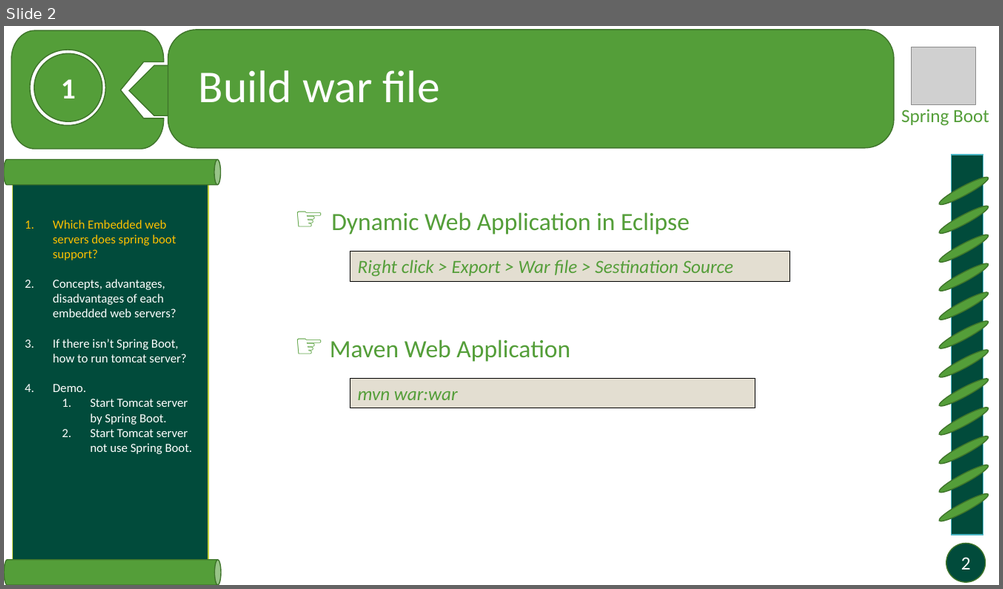
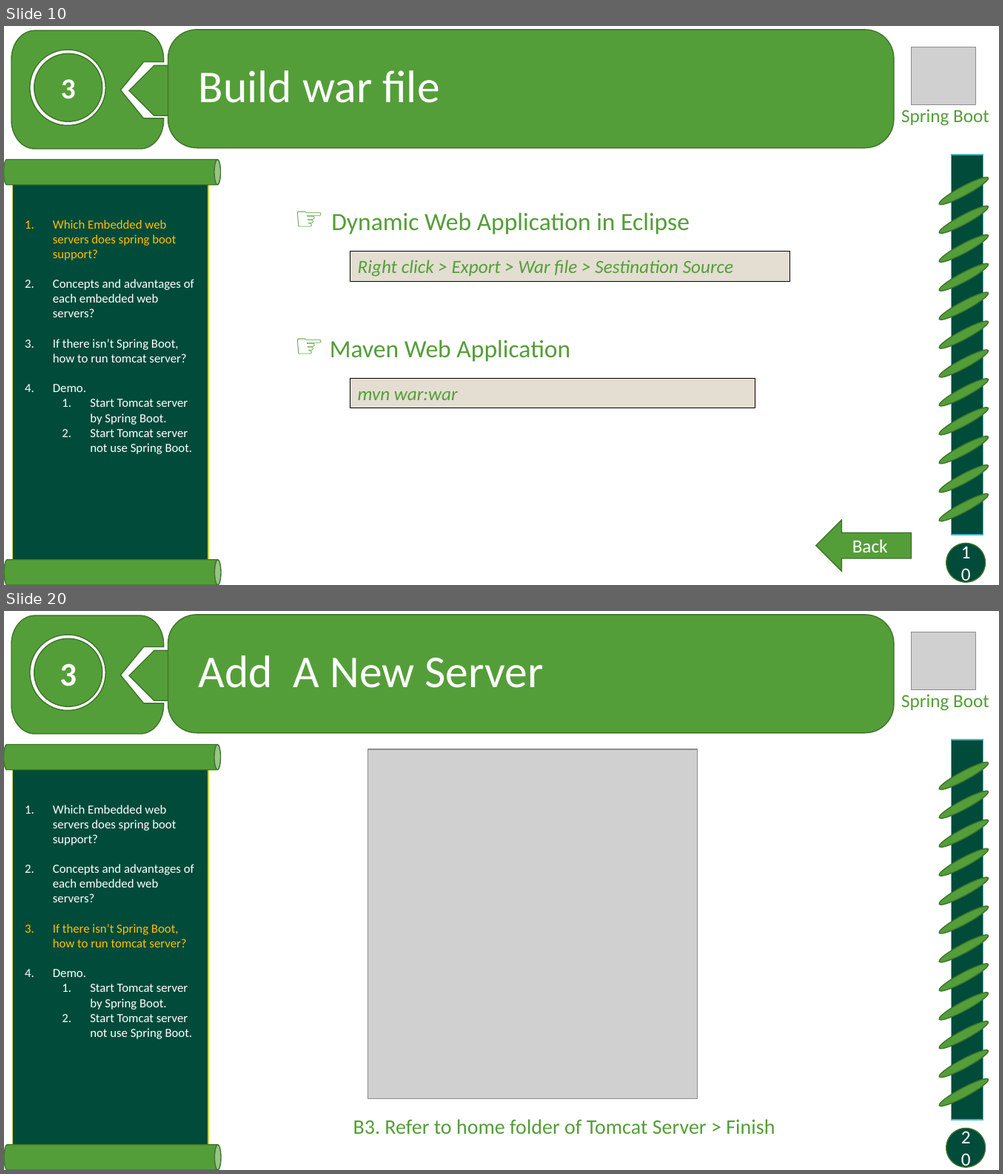
Before and after one commit to minhdua/Spring-boot-tutorial, a slide deck: Docs/Embedded containers.pptx. Shown one above the other, each under a label of ours: slide 2 before the commit, slides 10 and 20 after it; the slides between them are not shown. The pictures are 1003x589 and 1003x1174 pixels, drawn with LibreOffice and Linux fonts; fonts in the diff are those of the drawing; grey boxes stand for pictures. Boxes give left, top, right and bottom in pixels: in the first picture for what was removed or moved away, otherwise in the second. Text is boxed around its words. In the diff, an @@ line names an element or a change of style, - is before the commit and + after.

```diff
--- a/Docs/Embedded containers.pptx
+++ b/Docs/Embedded containers.pptx
@@ slide 20 added at [4, 611, 999, 1170], background #FFFFFF at 54% opacity @@
@@ freeform shape added at [11, 615, 164, 734], fill #549E39, outline #3E752A 1 pt @@
@@ rounded rectangle added at [168, 615, 894, 733], fill #549E39, outline #3E752A 1 pt @@
@@ picture added at [911, 632, 976, 690] @@
@@ ellipse added at [34, 638, 102, 706], fill #549E39, outline #3E752A 1 pt, 32 pt, text #FFFFFF, bold @@
+3
@@ pentagon arrow added at [129, 650, 219, 701], fill #549E39, outline #3E752A 1 pt @@
@@ title added at [199, 655, 543, 688], 44 pt, text #FFFFFF @@
+Add A New Server
@@ text added at [901, 694, 989, 711], 18 pt, text #549E39 @@
+Spring Boot
@@ rectangle added at [950, 740, 983, 1121], fill #014B3B, outline #4AB5C4 1 pt @@
@@ cylinder added at [4, 745, 221, 770], fill #549E39, outline #3E752A 1 pt @@
@@ rectangle added at [12, 744, 208, 1170], fill #014B3B, outline #C0CF3A 1 pt @@
@@ picture added at [368, 750, 697, 1099] @@
@@ ellipse added at [937, 759, 990, 793], fill #549E39, outline #3E752A 1 pt @@
@@ ellipse added at [937, 788, 990, 822], fill #549E39, outline #3E752A 1 pt @@
@@ text added at [53, 805, 194, 1039], 12 pt, text #FFFFFF @@
+1. Which Embedded web servers does spring boot support?
+2. Concepts and advantages of each embedded web servers?
+3. If there isn’t Spring Boot, how to run tomcat server?
+4. Demo.
+  1. Start Tomcat server by Spring Boot.
+  2. Start Tomcat server not use Spring Boot.
@@ ellipse added at [937, 816, 990, 851], fill #549E39, outline #3E752A 1 pt @@
@@ ellipse added at [937, 846, 990, 880], fill #549E39, outline #3E752A 1 pt @@
@@ ellipse added at [937, 874, 990, 908], fill #549E39, outline #3E752A 1 pt @@
@@ ellipse added at [937, 903, 990, 937], fill #549E39, outline #3E752A 1 pt @@
@@ ellipse added at [937, 932, 990, 966], fill #549E39, outline #3E752A 1 pt @@
@@ ellipse added at [937, 961, 990, 995], fill #549E39, outline #3E752A 1 pt @@
@@ ellipse added at [937, 989, 990, 1024], fill #549E39, outline #3E752A 1 pt @@
@@ ellipse added at [937, 1018, 990, 1053], fill #549E39, outline #3E752A 1 pt @@
@@ ellipse added at [937, 1047, 990, 1081], fill #549E39, outline #3E752A 1 pt @@
@@ ellipse added at [937, 1076, 990, 1111], fill #549E39, outline #3E752A 1 pt @@
@@ text added at [353, 1119, 774, 1134], 20 pt, text #549E39 @@
+B3. Refer to home folder of Tomcat Server > Finish
@@ page number added at [946, 1129, 985, 1167], fill #014B3B, outline #3E752A 1 pt, 18 pt, text #FFFFFF @@
+20
@@ cylinder added at [4, 1145, 221, 1170], fill #549E39, outline #3E752A 1 pt @@
@@ what was slide 2 is now slide 10 @@
@@ slide 10 changed as well @@
@@ text in ellipse at [61, 79, 76, 99]: text changed @@
-1
+3
@@ text at [53, 279, 194, 318]: text changed @@
-2. Concepts, advantages, disadvantages of each embedded web servers?
+2. Concepts and advantages of each embedded web servers?
@@ right arrow added at [816, 520, 911, 572], fill #549E39, outline #3E752A 1 pt, 18 pt, text #FFFFFF @@
+Back
@@ page number at [961, 557, 970, 570]: text changed @@
-2
+10
```
Also in this commit, not shown: 7 other slides changed, 11 other slides added, 1 other file.
